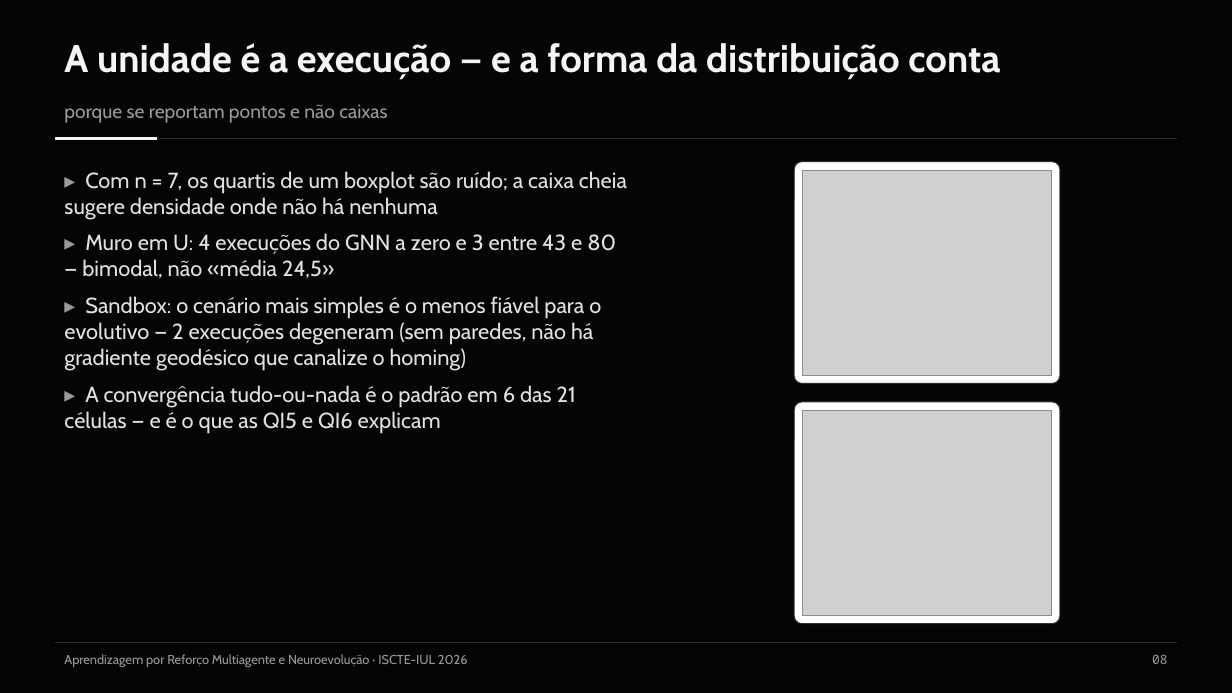
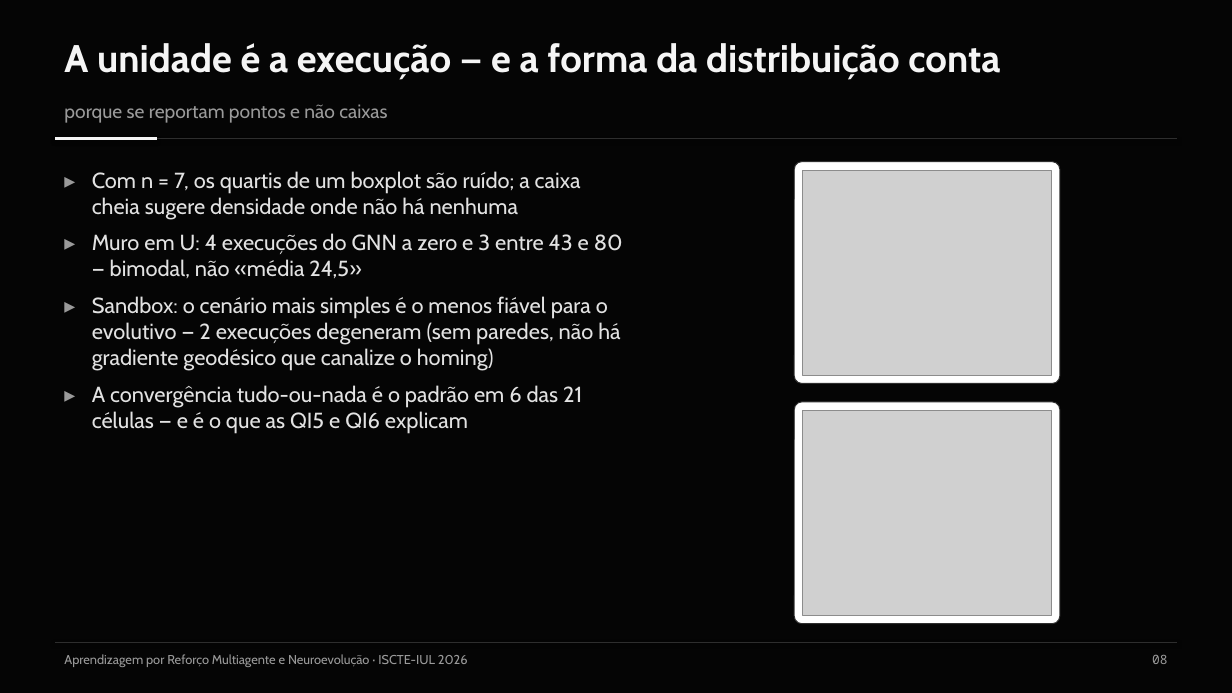
Before and after one commit to Pombo2001/swarm-robotics-tese, a slide deck: slide 9 of Defesa/slides_defesa.pptx. Drawn at 1232x693 pixels with LibreOffice and Linux fonts; fonts in the diff are those of the drawing; grey boxes stand for pictures. Boxes give left, top, right and bottom in pixels: in the first picture for what was removed or moved away, otherwise in the second. Text is boxed around its words. In the diff, an @@ line names an element or a change of style, - is before the commit and + after.

```diff
--- a/Defesa/slides_defesa.pptx
+++ b/Defesa/slides_defesa.pptx
@@ text "▸ Com n = 7, ..." at [92, 171, 623, 434]: indent changed @@
```
Also in this commit, not shown: 15 other slides changed, 6 other files.
